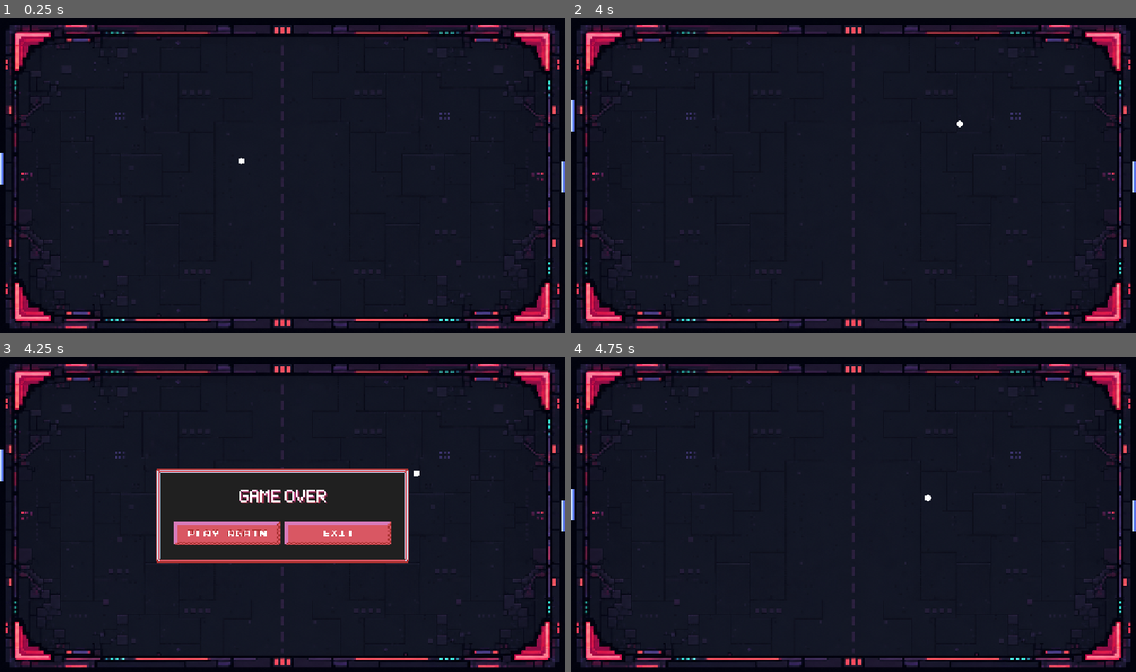
Above: before the commit, frames 1-4 (two rows, left to right).
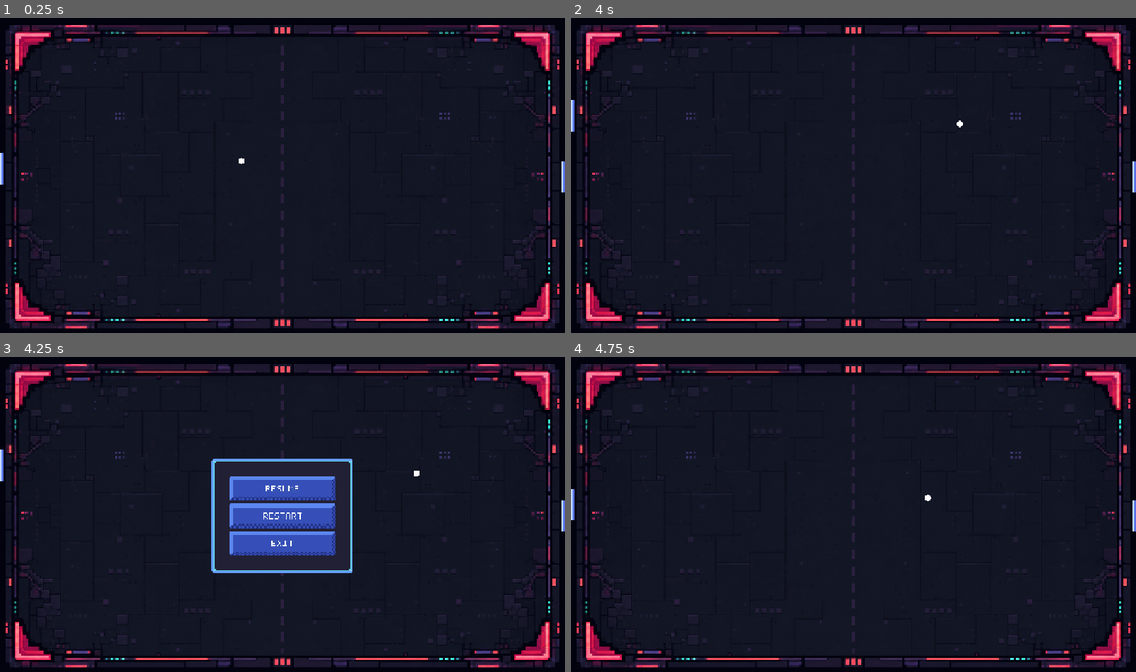
Above: after the commit, the same moments.

Repository: furkancat-dev/pong
Game: Godot game, scene res://main.tscn
The game is run twice, just before and just after one commit, with the same random seed, the same clock (stepped at 60 frames per second) and the same inputs.
Inputs (mouse positions are in pixels of both pictures, inside the frame that each line leads up to; where the layout moved, square brackets give the same spot in the first picture):
- Up to frame 1 (0.25 s): no input
- Up to frame 2 (4 s): tap Enter at 0.5, 3.5 s; hold W (left_up) 0.53-1.28 s; tap Space at 1.25 s; hold S (left_down) 1.28-2.03 s; hold W (left_up) 2.03-3.53 s; hold S (left_down) from 3.53 s (still down)
- Up to frame 3 (4.25 s): keep holding S (left_down); tap Escape (pause) at 4.15 s
- Up to frame 4 (4.75 s): release S (left_down) at 4.25 s; click (853, 514) [797, 533] at 4.25 s

Frames 1-2 are identical in both runs. In frame 3, 8.3% of the frame differs, in the area x 27-73%, y 32-69%; in frame 4, nothing differs.

Commit message:
Add OptionPanel UI and blue button assets
Introduce an OptionPanel (OptionPanel node + option.gd) with resume/restart/exit signals and hook it into main.gd (pause toggles OptionPanel; resume handler unpauses). Add multiple blue button assets and their import metadata, and register them as resources in main.tscn. Adjust GameOver UI node paths in game_over.gd to match renamed containers. Minor changes: paddle_left.gd extend path updated and a small project.godot setting tweak.

Diff:
--- a/game_over.gd
+++ b/game_over.gd
@@ -3,8 +3,8 @@
 signal restart_requested
 signal exit_requested
 
-@onready var restart_button: TextureButton = $MarginContainer/VBoxContainer/CenterContainer/HBoxContainer/RestartButton
-@onready var exit_button: TextureButton = $MarginContainer/VBoxContainer/CenterContainer/HBoxContainer/ExitButton
+@onready var restart_button: TextureButton = $MarginContainer/VContainer/CenterContainer/HContainer/RestartButton
+@onready var exit_button: TextureButton = $MarginContainer/VContainer/CenterContainer/HContainer/ExitButton
 
 func _ready() -> void:
 	restart_button.pressed.connect(_on_restart_button_pressed)
--- a/main.gd
+++ b/main.gd
@@ -4,9 +4,13 @@
 @onready var left_paddle_node := $LeftPaddle
 @onready var right_paddle_node := $RightPaddle
 @onready var game_over_panel_node := $CanvasLayer/UI/CenterContainer/GameOverPanel
+@onready var option_panel_node := $CanvasLayer/UI/CenterContainer/OptionPanel
 
 func _ready() -> void:
 	ball_node.ball_exited.connect(_on_ball_exited)
+	option_panel_node.resume_requested.connect(_on_resume_requested)
+	option_panel_node.restart_requested.connect(_on_restart_requested)
+	option_panel_node.exit_requested.connect(_on_exit_requested)
 	game_over_panel_node.restart_requested.connect(_on_restart_requested)
 	game_over_panel_node.exit_requested.connect(_on_exit_requested)
 
@@ -19,9 +23,14 @@
 	get_tree().paused = true
 	game_over_panel_node.visible = true
 
+func _on_resume_requested() -> void:
+	option_panel_node.visible = false
+	get_tree().paused = false
+
 func _on_restart_requested() -> void:
 	get_tree().paused = false
 	game_over_panel_node.visible = false
+	option_panel_node.visible = false
 	ball_node.start_position()
 	left_paddle_node.start_position()
 	right_paddle_node.start_position()
@@ -30,5 +39,5 @@
 	get_tree().quit()
 
 func _toggle_pause() -> void:
-	game_over_panel_node.visible = !game_over_panel_node.visible
-	get_tree().paused = game_over_panel_node.visible
+	option_panel_node.visible = !option_panel_node.visible
+	get_tree().paused = option_panel_node.visible
--- a/main.tscn
+++ b/main.tscn
@@ -15,6 +15,14 @@
 [ext_resource type="Texture2D" uid="uid://ccbpkyvuwbk87" path="res://assets/button_exit.png" id="10_82xsv"]
 [ext_resource type="Texture2D" uid="uid://cnjai487t50jx" path="res://assets/button_pressed_exit.png" id="11_getpj"]
 [ext_resource type="Texture2D" uid="uid://mgcocpij2ft8" path="res://assets/text_game_over.png" id="12_u3vtr"]
+[ext_resource type="Texture2D" uid="uid://bpo03bmia35j8" path="res://assets/options_panel_blue.png" id="16_2cqfq"]
+[ext_resource type="Script" uid="uid://cohwhpshkjuo7" path="res://option.gd" id="17_d13ii"]
+[ext_resource type="Texture2D" uid="uid://c6k4ja5mkvlsq" path="res://assets/button_resume_blue.png" id="17_ryguw"]
+[ext_resource type="Texture2D" uid="uid://cayuoh1t0qwk" path="res://assets/button_restart_blue.png" id="17_yaehf"]
+[ext_resource type="Texture2D" uid="uid://drdk7tk1jd3wp" path="res://assets/button_pressed_restart_blue.png" id="18_074og"]
+[ext_resource type="Texture2D" uid="uid://dilhcjnutv4g0" path="res://assets/button_pressed_resume_blue.png" id="18_d13ii"]
+[ext_resource type="Texture2D" uid="uid://d1nfj6cxc7ni8" path="res://assets/button_exit_blue.png" id="19_82xsv"]
+[ext_resource type="Texture2D" uid="uid://bs73lnqi4g08j" path="res://assets/button_pressed_exit_blue.png" id="20_getpj"]
 
 [sub_resource type="RectangleShape2D" id="RectangleShape2D_2ybre"]
 size = Vector2(10, 72)
@@ -30,6 +38,15 @@
 
 [sub_resource type="StyleBoxTexture" id="StyleBoxTexture_game_over_panel"]
 texture = ExtResource("9_w48qg")
+texture_margin_left = 16.0
+texture_margin_top = 16.0
+texture_margin_right = 16.0
+texture_margin_bottom = 16.0
+axis_stretch_horizontal = 1
+axis_stretch_vertical = 1
+
+[sub_resource type="StyleBoxTexture" id="StyleBoxTexture_2cqfq"]
+texture = ExtResource("16_2cqfq")
 texture_margin_left = 16.0
 texture_margin_top = 16.0
 texture_margin_right = 16.0
@@ -132,34 +149,66 @@
 theme_override_constants/margin_right = 24
 theme_override_constants/margin_bottom = 24
 
-[node name="VBoxContainer" type="VBoxContainer" parent="CanvasLayer/UI/CenterContainer/GameOverPanel/MarginContainer" unique_id=376490969]
-layout_mode = 2
-
-[node name="GameOverLabel" type="TextureRect" parent="CanvasLayer/UI/CenterContainer/GameOverPanel/MarginContainer/VBoxContainer" unique_id=1675795532]
+[node name="VContainer" type="VBoxContainer" parent="CanvasLayer/UI/CenterContainer/GameOverPanel/MarginContainer" unique_id=376490969]
+layout_mode = 2
+
+[node name="GameOverLabel" type="TextureRect" parent="CanvasLayer/UI/CenterContainer/GameOverPanel/MarginContainer/VContainer" unique_id=1675795532]
 layout_mode = 2
 texture = ExtResource("12_u3vtr")
 stretch_mode = 3
 
-[node name="ScoreLabel" type="Label" parent="CanvasLayer/UI/CenterContainer/GameOverPanel/MarginContainer/VBoxContainer" unique_id=1193852786]
-layout_mode = 2
-
-[node name="Spacer" type="Control" parent="CanvasLayer/UI/CenterContainer/GameOverPanel/MarginContainer/VBoxContainer" unique_id=754254159]
+[node name="ScoreLabel" type="Label" parent="CanvasLayer/UI/CenterContainer/GameOverPanel/MarginContainer/VContainer" unique_id=1193852786]
+layout_mode = 2
+
+[node name="Spacer" type="Control" parent="CanvasLayer/UI/CenterContainer/GameOverPanel/MarginContainer/VContainer" unique_id=754254159]
 layout_mode = 2
 size_flags_vertical = 3
 
-[node name="CenterContainer" type="CenterContainer" parent="CanvasLayer/UI/CenterContainer/GameOverPanel/MarginContainer/VBoxContainer" unique_id=274636300]
-layout_mode = 2
-
-[node name="HBoxContainer" type="HBoxContainer" parent="CanvasLayer/UI/CenterContainer/GameOverPanel/MarginContainer/VBoxContainer/CenterContainer" unique_id=943126240]
+[node name="CenterContainer" type="CenterContainer" parent="CanvasLayer/UI/CenterContainer/GameOverPanel/MarginContainer/VContainer" unique_id=274636300]
+layout_mode = 2
+
+[node name="HContainer" type="HBoxContainer" parent="CanvasLayer/UI/CenterContainer/GameOverPanel/MarginContainer/VContainer/CenterContainer" unique_id=943126240]
 layout_mode = 2
 theme_override_constants/separation = 12
 
-[node name="RestartButton" type="TextureButton" parent="CanvasLayer/UI/CenterContainer/GameOverPanel/MarginContainer/VBoxContainer/CenterContainer/HBoxContainer" unique_id=2143512389]
+[node name="RestartButton" type="TextureButton" parent="CanvasLayer/UI/CenterContainer/GameOverPanel/MarginContainer/VContainer/CenterContainer/HContainer" unique_id=2143512389]
 layout_mode = 2
 texture_normal = ExtResource("8_074og")
 texture_pressed = ExtResource("9_cegan")
 
-[node name="ExitButton" type="TextureButton" parent="CanvasLayer/UI/CenterContainer/GameOverPanel/MarginContainer/VBoxContainer/CenterContainer/HBoxContainer" unique_id=1905667017]
+[node name="ExitButton" type="TextureButton" parent="CanvasLayer/UI/CenterContainer/GameOverPanel/MarginContainer/VContainer/CenterContainer/HContainer" unique_id=1905667017]
 layout_mode = 2
 texture_normal = ExtResource("10_82xsv")
 texture_pressed = ExtResource("11_getpj")
+
+[node name="OptionPanel" type="PanelContainer" parent="CanvasLayer/UI/CenterContainer" unique_id=2040766972]
+visible = false
+layout_mode = 2
+theme_override_styles/panel = SubResource("StyleBoxTexture_2cqfq")
+script = ExtResource("17_d13ii")
+
+[node name="MarginContainer" type="MarginContainer" parent="CanvasLayer/UI/CenterContainer/OptionPanel" unique_id=1756597223]
+layout_mode = 2
+theme_override_constants/margin_left = 24
+theme_override_constants/margin_top = 24
+theme_override_constants/margin_right = 24
+theme_override_constants/margin_bottom = 24
+
+[node name="VContainer" type="VBoxContainer" parent="CanvasLayer/UI/CenterContainer/OptionPanel/MarginContainer" unique_id=156081664]
+layout_mode = 2
+theme_override_constants/separation = 8
+
+[node name="ResumeButton" type="TextureButton" parent="CanvasLayer/UI/CenterContainer/OptionPanel/MarginContainer/VContainer" unique_id=921066846]
+layout_mode = 2
+texture_normal = ExtResource("17_ryguw")
+texture_pressed = ExtResource("18_d13ii")
+
+[node name="RestartButton" type="TextureButton" parent="CanvasLayer/UI/CenterContainer/OptionPanel/MarginContainer/VContainer" unique_id=810982459]
+layout_mode = 2
+texture_normal = ExtResource("17_yaehf")
+texture_pressed = ExtResource("18_074og")
+
+[node name="ExitButton" type="TextureButton" parent="CanvasLayer/UI/CenterContainer/OptionPanel/MarginContainer/VContainer" unique_id=942843814]
+layout_mode = 2
+texture_normal = ExtResource("19_82xsv")
+texture_pressed = ExtResource("20_getpj")
--- /dev/null
+++ b/option.gd
@@ -0,0 +1,23 @@
+extends PanelContainer
+
+signal resume_requested
+signal restart_requested
+signal exit_requested
+
+@onready var resume_button: TextureButton = $MarginContainer/VContainer/ResumeButton
+@onready var restart_button: TextureButton = $MarginContainer/VContainer/RestartButton
+@onready var exit_button: TextureButton = $MarginContainer/VContainer/ExitButton
+
+func _ready() -> void:
+	resume_button.pressed.connect(_on_resume_button_pressed)
+	restart_button.pressed.connect(_on_restart_button_pressed)
+	exit_button.pressed.connect(_on_exit_button_pressed)
+
+func _on_resume_button_pressed() -> void:
+	resume_requested.emit()
+
+func _on_restart_button_pressed() -> void:
+	restart_requested.emit()
+
+func _on_exit_button_pressed() -> void:
+	exit_requested.emit()
--- a/paddle_left.gd
+++ b/paddle_left.gd
@@ -1,4 +1,4 @@
-extends PaddleBase
+extends "res://padde_base.gd"
 
 @onready var ball_node: Node2D = $"../Ball"
 @export var bot_speed := 300.0
--- a/project.godot
+++ b/project.godot
@@ -52,3 +52,4 @@
 
 textures/canvas_textures/default_texture_filter=0
 rendering_device/driver.windows="d3d12"
+2d/canvas_textures/default_texture_filter=0
Binary file added: assets/button_exit_blue.png
Not shown, added: assets/button_exit_blue.png.import
Binary file added: assets/button_pressed_exit_blue.png
Not shown, changed: assets/button_pressed_exit_blue.png.import
Binary file added: assets/button_pressed_restart_blue.png
Not shown, added: assets/button_pressed_restart_blue.png.import
Binary file added: assets/button_pressed_resume_blue.png
Not shown, added: assets/button_pressed_resume_blue.png.import
Binary file added: assets/button_restart_blue.png
Not shown, added: assets/button_restart_blue.png.import
Binary file added: assets/button_resume_blue.png
Not shown, added: assets/button_resume_blue.png.import
(and 3 more such lines)
